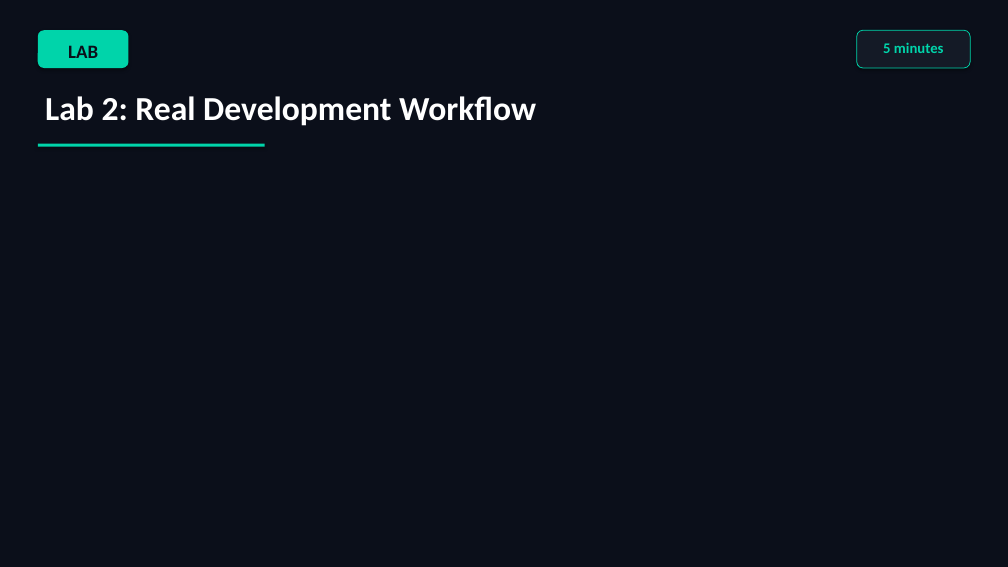
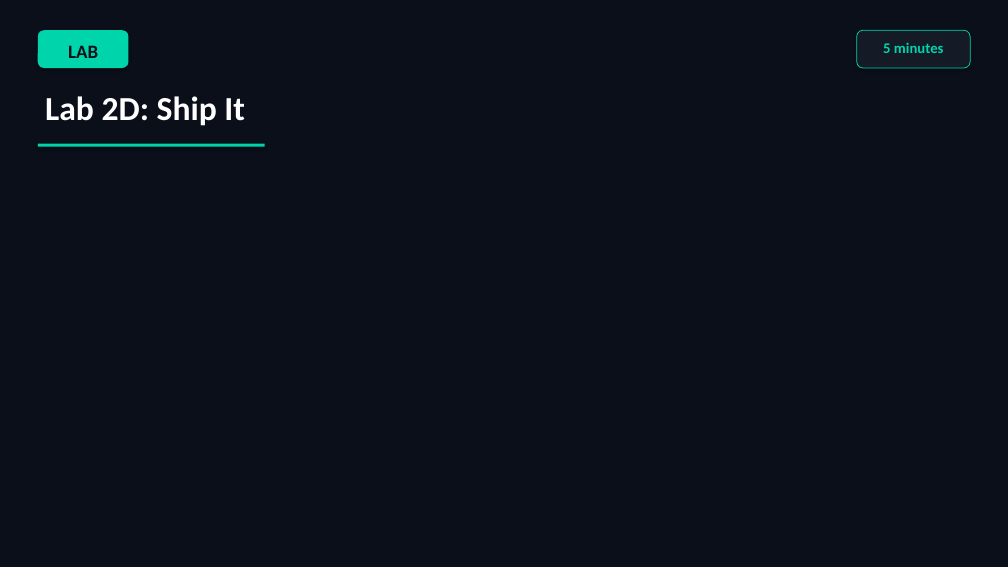
Before and after one commit to scottrhay/AIA-ClaudeCopilot, a slide deck: slide 113 of slides/Day2_Claude_Code_Fundamentals.pptx. Drawn at 1008x567 pixels with LibreOffice and Linux fonts; fonts in the diff are those of the drawing. Boxes give left, top, right and bottom in pixels: in the first picture for what was removed or moved away, otherwise in the second. Text is boxed around its words. In the diff, an @@ line names an element or a change of style, - is before the commit and + after.

```diff
--- a/slides/Day2_Claude_Code_Fundamentals.pptx
+++ b/slides/Day2_Claude_Code_Fundamentals.pptx
@@ text at (x1=45, y1=96, x2=245, y2=126): text changed @@
-Lab 2: Real Development Workflow
+Lab 2D: Ship It
```
Also in this commit, not shown: 3 other slides changed.
